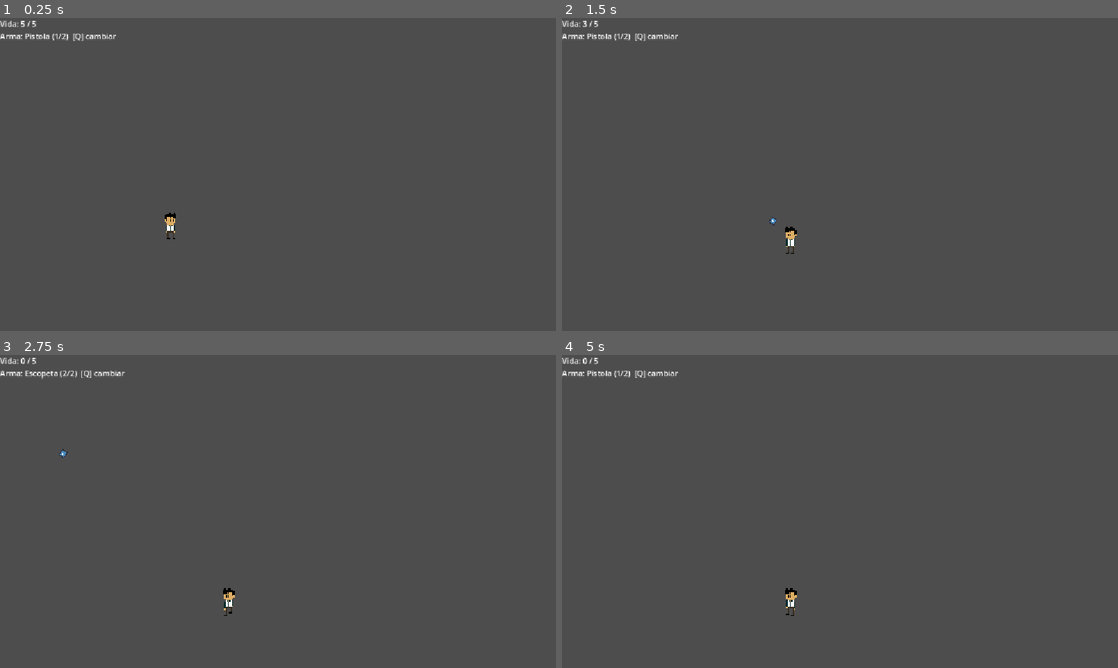
Above: before the commit, frames 1-4 (two rows, left to right).
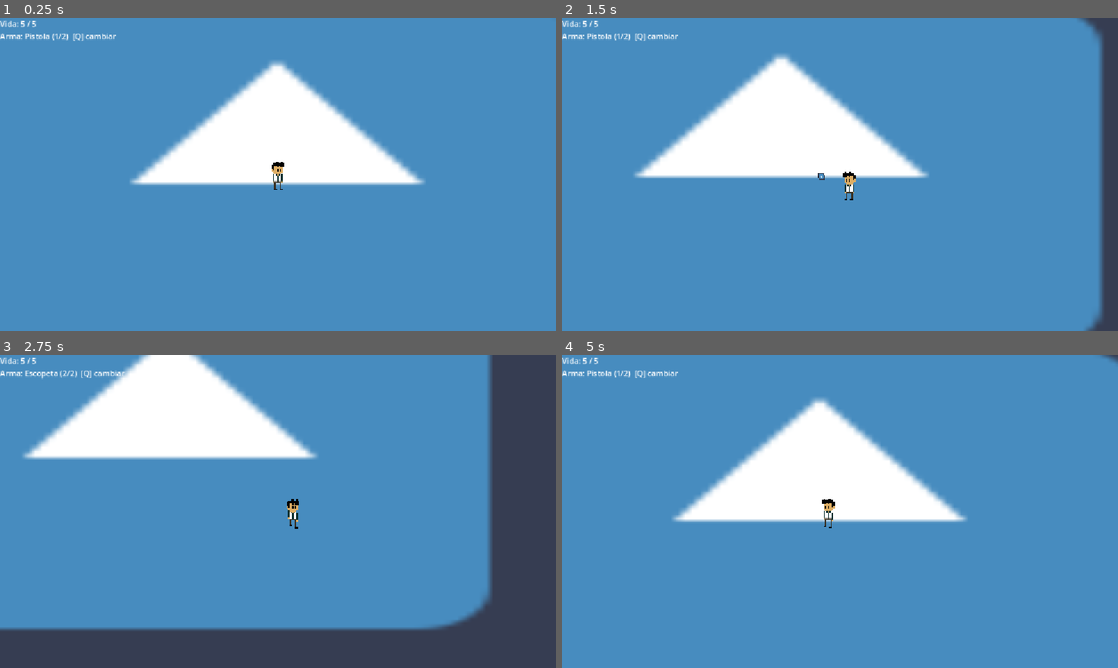
Above: after the commit, the same moments.

Repository: spoloa/Estructuras-De-Datos-2026---II
Game: Godot game, scene res://scenes/Main.tscn
The game is run twice, just before and just after one commit, with the same random seed, the same clock (stepped at 60 frames per second) and the same inputs. The engine's default icon, where the game draws it, is replaced by a stand-in: a white triangle on a blue panel in a dark square.
Inputs (mouse positions are in pixels of both pictures, inside the frame that each line leads up to):
- Up to frame 1 (0.25 s): no input
- Up to frame 2 (1.5 s): tap Enter (ui_accept) at 0.5 s; move the mouse to (962, 158) at 0.52 s; hold D (move_right) 0.53-1.28 s; hold Enter (ui_accept) 0.53-1.28 s; move the mouse to (728, 190) at 1.27 s; hold S (move_down) from 1.28 s (still down); click (728, 190) at 1.35 s
- Up to frame 3 (2.75 s): tap Enter (ui_accept) at 1.52, 1.55, 1.82, 2.3 s; move the mouse to (333, 442) at 2.02 s; release S (move_down) at 2.03 s; hold D (move_right) from 2.03 s (still down); hold Q (switch_weapon) from 2.03 s (still down)
- Up to frame 4 (5 s): move the mouse to (812, 574) at 2.77 s; release D (move_right) at 2.78 s; release Q (switch_weapon) at 2.78 s; hold W (move_up) 2.78-3.53 s; tap Enter (ui_accept) at 2.85, 3.02, 3.32, 3.77, 3.8, 4.07, 4.52, 4.55, 4.82 s; move the mouse to (1006, 558) at 3.52 s; press the mouse at (1006, 558) at 3.53 s; hold A (move_left) from 3.53 s (still down); move the mouse to (673, 464) at 4.27 s; release the mouse at (673, 464) at 4.28 s; tap Q (switch_weapon) at 4.35 s

The runs differ from the first frame. In frame 1, 100% of the frame differs, in the area x 0-100%, y 0-100%; in frame 2, 97%; in frame 3, 77%; in frame 4, 100%.

Commit message:
Camara y otras cosas

Diff:
--- a/resources/weapons/Escopeta.tres
+++ b/resources/weapons/Escopeta.tres
@@ -5,8 +5,9 @@
 [resource]
 script = ExtResource("1_ga2pb")
 weapon_name = "Escopeta"
-fire_rate = 1.5
-bullet_speed = 500.0
+damage = 2
+fire_rate = 0.5
+bullet_lifetime = 0.8
 bullets_per_shot = 5
 spread_degrees = 12.0
 metadata/_custom_type_script = "uid://bvw8flucf2bag"
--- a/resources/weapons/Pistola.tres
+++ b/resources/weapons/Pistola.tres
@@ -4,6 +4,8 @@
 
 [resource]
 script = ExtResource("1_1yi1s")
-fire_rate = 0.8
-bullet_lifetime = 2.5
+damage = 2
+fire_rate = 2.0
+bullet_speed = 850.0
+bullet_lifetime = 10.0
 metadata/_custom_type_script = "uid://bvw8flucf2bag"
--- /dev/null
+++ b/resources/weapons/PistolaFreudBoy.tres
@@ -0,0 +1,9 @@
+[gd_resource type="Resource" script_class="WeaponData" format=3 uid="uid://cb6lsptdkufma"]
+
+[ext_resource type="Script" uid="uid://bvw8flucf2bag" path="res://scripts/weapons/WeaponData.gd" id="1_8il7r"]
+
+[resource]
+script = ExtResource("1_8il7r")
+fire_rate = 0.8
+bullet_lifetime = 5.0
+metadata/_custom_type_script = "uid://bvw8flucf2bag"
--- a/resources/weapons/enemy_shotgun.tres
+++ b/resources/weapons/enemy_shotgun.tres
@@ -6,8 +6,8 @@
 script = ExtResource("1_a0v0b")
 weapon_name = "Escopeta enemiga"
 fire_rate = 0.5
-bullet_speed = 400.0
-bullet_lifetime = 1.5
-bullets_per_shot = 4
-spread_degrees = 12.0
+bullet_speed = 450.0
+bullet_lifetime = 10.0
+bullets_per_shot = 5
+spread_degrees = 40.0
 metadata/_custom_type_script = "uid://bvw8flucf2bag"
--- a/scenes/Bullet.tscn
+++ b/scenes/Bullet.tscn
@@ -14,10 +14,10 @@
 [node name="Sprite2D" type="Sprite2D" parent="." unique_id=923111986]
 position = Vector2(-1.9073486e-06, -9.536743e-07)
 rotation = 0.005652986
-scale = Vector2(0.14116023, 0.15804826)
+scale = Vector2(0.134, 0.15)
 texture = ExtResource("2_4utqk")
 
 [node name="CollisionShape2D" type="CollisionShape2D" parent="." unique_id=1790125266]
-position = Vector2(0, -0.66666657)
+position = Vector2(0, 1.1920929e-07)
 scale = Vector2(1.5, 1.5)
 shape = SubResource("CircleShape2D_1yi1s")
--- /dev/null
+++ b/scenes/EnemyBullet.tscn
@@ -0,0 +1,22 @@
+[gd_scene format=3 uid="uid://r873di4a8aot"]
+
+[ext_resource type="Script" uid="uid://boq346soryifd" path="res://scripts/weapons/EnemyBullet.gd" id="1_s6wdq"]
+[ext_resource type="Texture2D" uid="uid://bxe3o21lweogj" path="res://animations/FreudBoy/sprite_09.png" id="2_la4vt"]
+
+[sub_resource type="RectangleShape2D" id="RectangleShape2D_lok1f"]
+size = Vector2(22.75132, 8.994709)
+
+[node name="EnemyBullet" type="Area2D" unique_id=521943373]
+scale = Vector2(2.1, 2.1)
+script = ExtResource("1_s6wdq")
+
+[node name="Sprite2D" type="Sprite2D" parent="." unique_id=1305456233]
+position = Vector2(0, 1.9073486e-06)
+rotation = -3.1415927
+scale = Vector2(0.17911588, 0.14545733)
+texture = ExtResource("2_la4vt")
+
+[node name="CollisionShape2D" type="CollisionShape2D" parent="." unique_id=1393628589]
+position = Vector2(-0.71428555, 0.2380952)
+scale = Vector2(0.9000002, 0.9000002)
+shape = SubResource("RectangleShape2D_lok1f")
--- a/scenes/Main.tscn
+++ b/scenes/Main.tscn
@@ -1,13 +1,54 @@
 [gd_scene format=3 uid="uid://bxopteykr2dg5"]
 
+[ext_resource type="Texture2D" uid="uid://crwhojaxh8x5w" path="res://icon.svg" id="1_c01mt"]
 [ext_resource type="PackedScene" uid="uid://dbbpoeqhdi12b" path="res://scenes/Player.tscn" id="1_elqb8"]
 [ext_resource type="PackedScene" uid="uid://d044kcbmq1tgw" path="res://scenes/enemy.tscn" id="2_rarhs"]
 [ext_resource type="Script" uid="uid://dre8pd52428du" path="res://scripts/ui/HUD.gd" id="2_rvslj"]
 [ext_resource type="Script" uid="uid://b0yx358d7f6s4" path="res://scripts/wave_manager.gd" id="3_0bbpv"]
 [ext_resource type="PackedScene" uid="uid://djv0erbfixs6f" path="res://scenes/enemy_chaser.tscn" id="5_vcsgt"]
 
+[sub_resource type="RectangleShape2D" id="RectangleShape2D_rkej8"]
+size = Vector2(4168, 60)
+
+[sub_resource type="RectangleShape2D" id="RectangleShape2D_3kpar"]
+size = Vector2(824.9999, 20)
+
+[sub_resource type="RectangleShape2D" id="RectangleShape2D_p4qie"]
+size = Vector2(20, 491.79996)
+
+[sub_resource type="RectangleShape2D" id="RectangleShape2D_kuu7v"]
+size = Vector2(29.800003, 514.6)
+
 [node name="Main" type="Node2D" unique_id=1813334530]
 position = Vector2(-2, 0)
+
+[node name="TextureRect" type="TextureRect" parent="." unique_id=348086992]
+offset_left = -1785.0
+offset_top = -773.0
+offset_right = 2070.0
+offset_bottom = 1390.0
+texture = ExtResource("1_c01mt")
+
+[node name="Paredes" type="StaticBody2D" parent="." unique_id=523021359]
+
+[node name="Arriba" type="CollisionShape2D" parent="Paredes" unique_id=816674834]
+position = Vector2(156, -803)
+shape = SubResource("RectangleShape2D_rkej8")
+
+[node name="Abajo" type="CollisionShape2D" parent="Paredes" unique_id=32326430]
+position = Vector2(186.5, 1440)
+scale = Vector2(5, 5)
+shape = SubResource("RectangleShape2D_3kpar")
+
+[node name="Izquierda" type="CollisionShape2D" parent="Paredes" unique_id=693610329]
+position = Vector2(-1835, 257.50006)
+scale = Vector2(5, 5)
+shape = SubResource("RectangleShape2D_p4qie")
+
+[node name="Derecha" type="CollisionShape2D" parent="Paredes" unique_id=910259104]
+position = Vector2(2144.5, 280.5)
+scale = Vector2(5, 5)
+shape = SubResource("RectangleShape2D_kuu7v")
 
 [node name="WaveManager" type="Node" parent="." unique_id=1287235243 node_paths=PackedStringArray("spawn_points")]
 script = ExtResource("3_0bbpv")
@@ -20,10 +61,6 @@
 [node name="Player" parent="." unique_id=1419819270 instance=ExtResource("1_elqb8")]
 position = Vector2(145, 304)
 
-[node name="Camera2D" type="Camera2D" parent="." unique_id=2027565570]
-position = Vector2(590, 96)
-zoom = Vector2(0.5, 0.5)
-
 [node name="CanvasLayer" type="CanvasLayer" parent="." unique_id=1404226922]
 
 [node name="Label" type="Label" parent="CanvasLayer" unique_id=597926234 node_paths=PackedStringArray("player")]
@@ -33,7 +70,7 @@
 player = NodePath("../../Player")
 
 [node name="spawn1" type="Marker2D" parent="." unique_id=1218797401]
-position = Vector2(775, 293)
+position = Vector2(1131, -246)
 
 [node name="spawn2" type="Marker2D" parent="." unique_id=162030113]
-position = Vector2(130, -260)
+position = Vector2(-826, -225)
--- a/scenes/Player.tscn
+++ b/scenes/Player.tscn
@@ -84,23 +84,34 @@
 }]
 
 [sub_resource type="RectangleShape2D" id="RectangleShape2D_otmr2"]
-size = Vector2(55.40166, 122.9917)
+size = Vector2(37.192986, 82.10526)
 
 [node name="Player" type="CharacterBody2D" unique_id=1419819270]
 scale = Vector2(0.95, 0.95)
 script = ExtResource("1_v6fml")
+speed = 350.0
 bullet_scene = ExtResource("2_mdl7e")
 starting_weapons = Array[ExtResource("3_70d11")]([ExtResource("3_qu4a1"), ExtResource("3_mdl7e")])
 
 [node name="AnimatedSprite2D" type="AnimatedSprite2D" parent="." unique_id=1968789951]
 position = Vector2(8.421051, -6.3157654)
-scale = Vector2(0.28453952, 0.29221487)
+scale = Vector2(0.3, 0.307)
 sprite_frames = SubResource("SpriteFrames_60oq5")
 animation = &"walk"
 frame = 3
 frame_progress = 0.44293785
 
 [node name="CollisionShape2D" type="CollisionShape2D" parent="." unique_id=1358305760]
-position = Vector2(0, 5.789474)
-scale = Vector2(0.95, 0.95)
+position = Vector2(-0.5263152, 5.789471)
+scale = Vector2(1.5, 1.5)
 shape = SubResource("RectangleShape2D_otmr2")
+
+[node name="Camera2D" type="Camera2D" parent="." unique_id=155178203]
+zoom = Vector2(0.5, 0.5)
+limit_left = -1785
+limit_top = -773
+limit_right = 2070
+limit_bottom = 1390
+limit_smoothed = true
+position_smoothing_enabled = true
+rotation_smoothing_enabled = true
--- a/scenes/enemy.tscn
+++ b/scenes/enemy.tscn
@@ -1,8 +1,8 @@
 [gd_scene format=3 uid="uid://d044kcbmq1tgw"]
 
 [ext_resource type="Script" uid="uid://bvkb0pn72pqhb" path="res://scripts/enemy/enemy.gd" id="1_md0e3"]
-[ext_resource type="PackedScene" uid="uid://dep7af4k40bxi" path="res://scenes/Bullet.tscn" id="2_5uy6h"]
-[ext_resource type="Resource" uid="uid://cdbx4u5nl87i1" path="res://resources/weapons/Pistola.tres" id="3_otmr2"]
+[ext_resource type="PackedScene" uid="uid://r873di4a8aot" path="res://scenes/EnemyBullet.tscn" id="2_otmr2"]
+[ext_resource type="Resource" uid="uid://btx6b0s2qcah6" path="res://resources/weapons/enemy_shotgun.tres" id="3_otmr2"]
 [ext_resource type="Texture2D" uid="uid://b42nqvboqs10b" path="res://animations/FreudBoy/sprite_00.png" id="4_otmr2"]
 [ext_resource type="Texture2D" uid="uid://hkkih17essgx" path="res://animations/FreudBoy/sprite_01.png" id="5_wtq4b"]
 [ext_resource type="Texture2D" uid="uid://yp0wty4c7or6" path="res://animations/FreudBoy/sprite_02.png" id="6_j0cyh"]
@@ -49,10 +49,10 @@
 }]
 
 [sub_resource type="CircleShape2D" id="CircleShape2D_1bfyb"]
-radius = 70.55838
+radius = 53.534325
 
 [sub_resource type="CircleShape2D" id="CircleShape2D_60oq5"]
-radius = 731.0953
+radius = 10506.423
 
 [node name="Enemigo" type="CharacterBody2D" unique_id=2033281247]
 scale = Vector2(1.1, 1.1)
@@ -60,13 +60,15 @@
 collision_mask = 3
 script = ExtResource("1_md0e3")
 max_health = 15
-bullet_scene = ExtResource("2_5uy6h")
+bullet_scene = ExtResource("2_otmr2")
 weapon = ExtResource("3_otmr2")
-aim_delay = 0.5
+aim_delay = 0.0
+move_speed = 150.0
+stop_distance = 200.0
 
 [node name="AnimatedSprite2D" type="AnimatedSprite2D" parent="." unique_id=1975904051]
 position = Vector2(0.90909195, 1.9073486e-06)
-scale = Vector2(1.3210229, 1.196733)
+scale = Vector2(1, 0.906)
 sprite_frames = SubResource("SpriteFrames_60oq5")
 animation = &"FreudBoy"
 autoplay = "FreudBoy"
--- a/scenes/enemy_chaser.tscn
+++ b/scenes/enemy_chaser.tscn
@@ -14,26 +14,28 @@
 "speed": 5.0
 }]
 
-[sub_resource type="CircleShape2D" id="CircleShape2D_1bfyb"]
+[sub_resource type="RectangleShape2D" id="RectangleShape2D_frmjw"]
+size = Vector2(18.285713, 18.285713)
 
 [sub_resource type="CircleShape2D" id="CircleShape2D_60oq5"]
-radius = 92.36031
+radius = 396.2729
 
 [sub_resource type="CircleShape2D" id="CircleShape2D_df6aj"]
+radius = 8.500587
 
 [node name="EnemyChaser" type="CharacterBody2D" unique_id=2104465105]
 collision_layer = 2
 collision_mask = 7
 script = ExtResource("1_x7y0m")
 max_health = 20
-move_speed = 200.0
+move_speed = 225.0
 
 [node name="AnimatedSprite2D" type="AnimatedSprite2D" parent="." unique_id=774705752]
 sprite_frames = SubResource("SpriteFrames_60oq5")
 
 [node name="CollisionShape2D" type="CollisionShape2D" parent="." unique_id=1506181367]
 scale = Vector2(7, 7)
-shape = SubResource("CircleShape2D_1bfyb")
+shape = SubResource("RectangleShape2D_frmjw")
 
 [node name="DetectionArea" type="Area2D" parent="." unique_id=133734322]
 
--- a/scripts/enemy/enemy.gd
+++ b/scripts/enemy/enemy.gd
@@ -84,10 +84,10 @@
 	var base_dir := (target - muzzle.global_position).normalized()
 	for i in weapon.bullets_per_shot:
 		var angle := deg_to_rad(randf_range(-weapon.spread_degrees, weapon.spread_degrees))
-		var bullet: Bullet = bullet_scene.instantiate()
+		var bullet: EnemyBullet = bullet_scene.instantiate()
 		get_tree().current_scene.add_child(bullet)
 		bullet.global_position = muzzle.global_position
-		bullet.setup(base_dir.rotated(angle), weapon.bullet_speed, weapon.damage, weapon.bullet_lifetime, self)
+		bullet.setup(base_dir.rotated(angle), weapon.bullet_speed, weapon.damage, weapon.bullet_lifetime)
 
 
 func take_damage(amount: int) -> void:
--- a/scripts/player/Player.gd
+++ b/scripts/player/Player.gd
@@ -45,9 +45,15 @@
 func _unhandled_input(event: InputEvent) -> void:
 	if event.is_action_pressed("switch_weapon"):
 		equip_weapon((_slot + 1) % maxi(1, inventory.size()))
-	elif event.is_action_pressed("ui_accept"):
-		take_damage(1)  # TEMPORAL: prueba de vida con Espacio/Enter, borrar cuando haya enemigos
 
+
+## Recupera vida sin pasar del máximo. Lo usarán ítems como el corazón.
+func heal(amount: int) -> void:
+	if health <= 0:
+		return # Un jugador muerto no se cura
+
+	health = mini(max_health, health + amount)
+	health_changed.emit(health, max_health)
 
 ## Agrega un arma al inventario (por ejemplo, al recogerla del suelo).
 func add_weapon(new_weapon: WeaponData) -> void:
--- /dev/null
+++ b/scripts/weapons/EnemyBullet.gd
@@ -0,0 +1,34 @@
+class_name EnemyBullet
+extends Area2D
+## Proyectil enemigo: daña al jugador. Atraviesa a otros enemigos y desaparece
+## al chocar con cualquier obstáculo (cuerpo que no puede recibir daño, como una pared).
+
+var direction: Vector2 = Vector2.RIGHT
+var speed: float = 300.0
+var damage: int = 1
+
+
+func _ready() -> void:
+	body_entered.connect(_on_body_entered)
+
+
+## Configura el proyectil. Lo llama el enemigo que dispara.
+func setup(dir: Vector2, spd: float, dmg: int, lifetime: float) -> void:
+	direction = dir
+	speed = spd
+	damage = dmg
+	rotation = dir.angle()
+	get_tree().create_timer(lifetime).timeout.connect(queue_free)
+
+
+func _physics_process(delta: float) -> void:
+	position += direction * speed * delta
+
+
+func _on_body_entered(body: Node) -> void:
+	if body is Player:
+		body.take_damage(damage)
+		queue_free()
+	elif not body.has_method("take_damage"):
+		queue_free()  # chocó con una pared u obstáculo
+	# si es otro enemigo (tiene take_damage), lo atraviesa
Not shown, added: scripts/weapons/EnemyBullet.gd.uid
